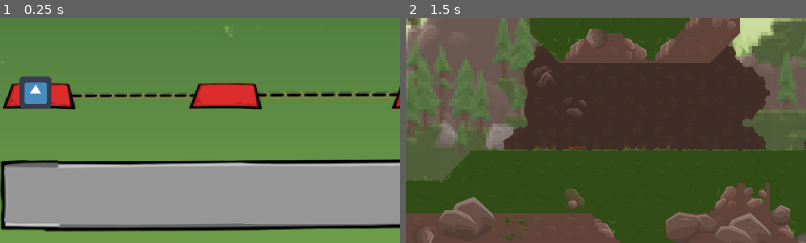
Above: before the commit, frames 1-2 (left to right).
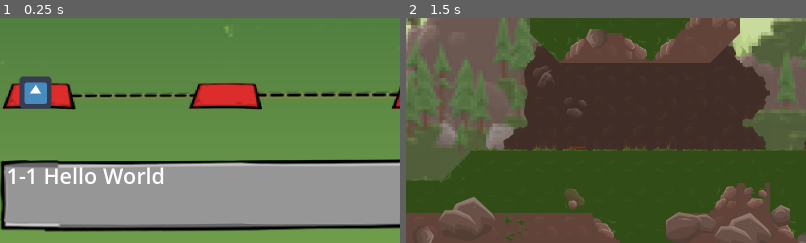
Above: after the commit, the same moments.

Repository: Alexcoti284/SuperMeatBoy_MBA
Game: Godot game, scene res://Escenes/Mundo1.tscn
The game is run twice, just before and just after one commit, with the same random seed, the same clock (stepped at 60 frames per second) and the same inputs. This scene is started directly instead of the project's main scene. The engine's default icon, where the game draws it, is replaced by a stand-in: a white triangle on a blue panel in a dark square.
Inputs:
- Up to frame 1 (0.25 s): no input
- Up to frame 2 (1.5 s): tap Enter (ui_accept) at 0.5, 1.25 s; hold Shift (boost) 0.53-1.28 s; hold Right (move_right) from 0.53 s (still down); tap Space (jump) at 0.77 s; tap Shift (boost) at 1.35 s
The pictures show only the part of the screen within x 22-72%, y 50-100%; the shares and areas given below are measured in that part.

The runs differ from the first frame. In frame 1, 1.0% of the frame differs, in the area x 2-41%, y 66-74%; in frame 2, nothing differs.

Commit message:
Añadir Cosas al mundo1

Diff:
--- a/Escenes/Mundo1.tscn
+++ b/Escenes/Mundo1.tscn
@@ -60,3 +60,19 @@
 
 [node name="CollisionShape2D" type="CollisionShape2D" parent="Jugador"]
 shape = SubResource("RectangleShape2D_38dlg")
+
+[node name="Label" type="Label" parent="."]
+anchors_preset = 3
+anchor_left = 1.0
+anchor_top = 1.0
+anchor_right = 1.0
+anchor_bottom = 1.0
+offset_left = 365.0
+offset_top = 736.0
+offset_right = 1258.0
+offset_bottom = 859.0
+grow_horizontal = 0
+grow_vertical = 0
+size_flags_horizontal = 0
+theme_override_font_sizes/font_size = 43
+text = "1-1 Hello World"
--- a/Escenes/mundo_1.gd
+++ b/Escenes/mundo_1.gd
@@ -54,6 +54,13 @@
 	elif indice_nivel_actual >= niveles.size():
 		indice_nivel_actual = 0
 
+	match indice_nivel_actual:
+			0:
+				$Label.text = "1-1 Hello World"
+			1:
+				$Label.text = "1-2 Upward"
+			2:
+				$Label.text = "1-3 The Gap"
 	# Cambiar la posición del jugador al nuevo nivel
 	if jugador and niveles[indice_nivel_actual]:
 		jugador.position = niveles[indice_nivel_actual].position
